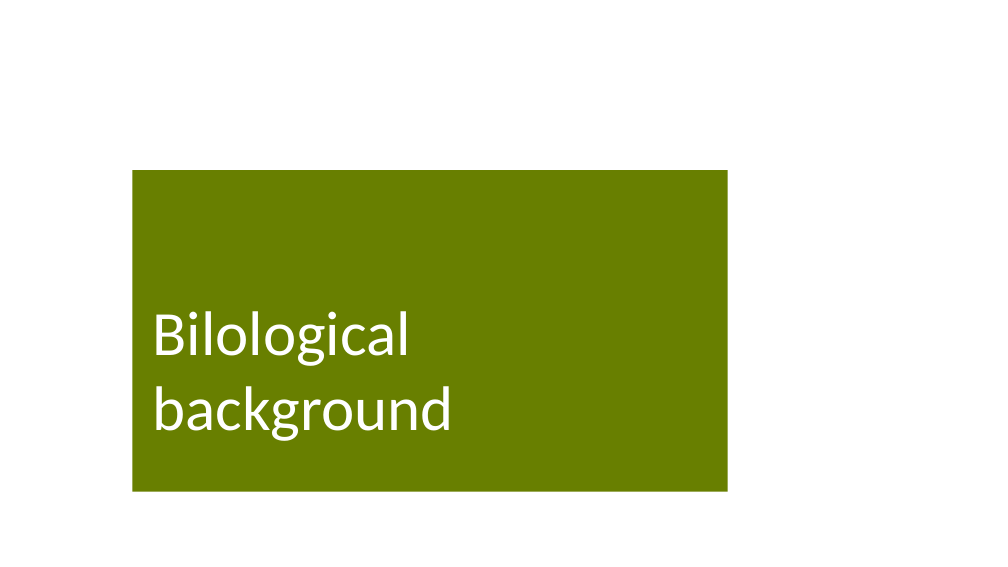
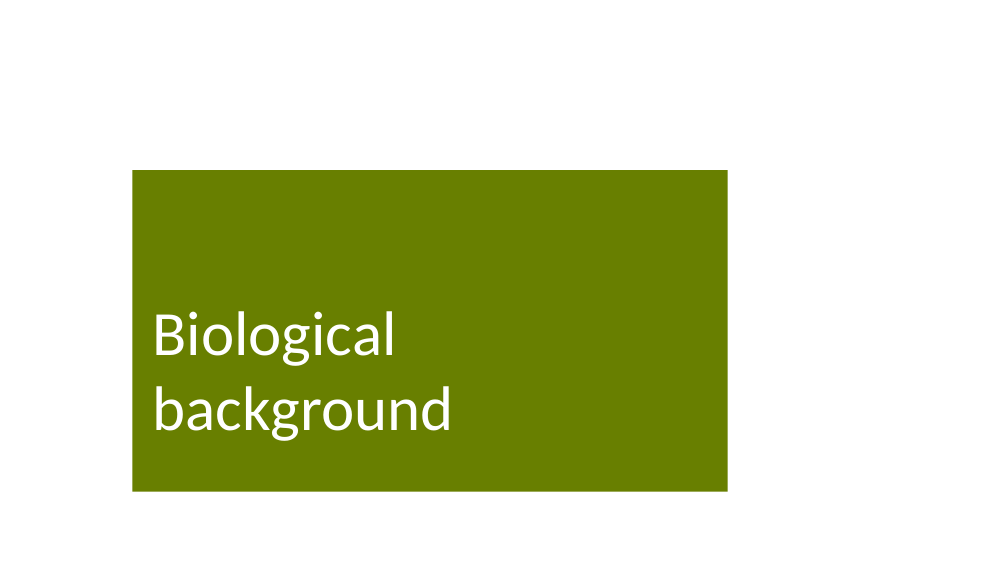
Before and after one commit to xRadne/Differentiation-of-Species, a slide deck: slide 3 of Differentiation of species.pptx. Drawn at 1008x567 pixels with LibreOffice and Linux fonts; fonts in the diff are those of the drawing; background and template pictures are left out. Boxes give left, top, right and bottom in pixels: in the first picture for what was removed or moved away, otherwise in the second. Text is boxed around its words. In the diff, an @@ line names an element or a change of style, - is before the commit and + after.

Commit message:
Corrected spelling

```diff
--- a/Differentiation of species.pptx
+++ b/Differentiation of species.pptx
@@ title at (152,311,453,441): text changed @@
-Bilological background
+Biological background
```
